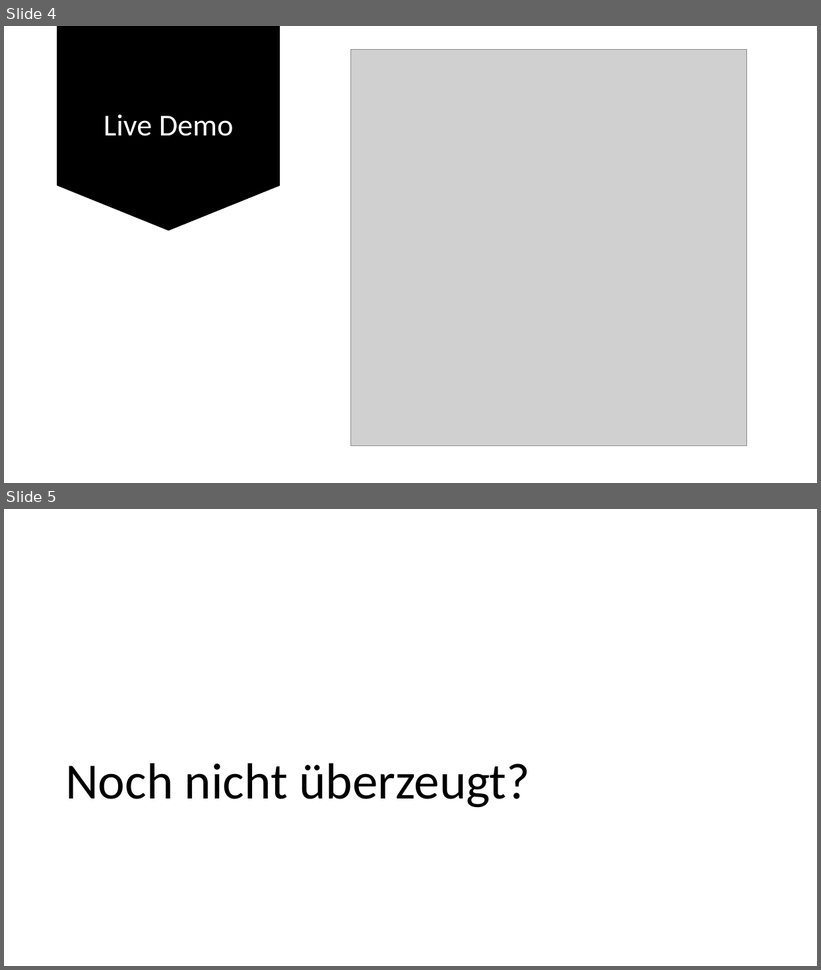
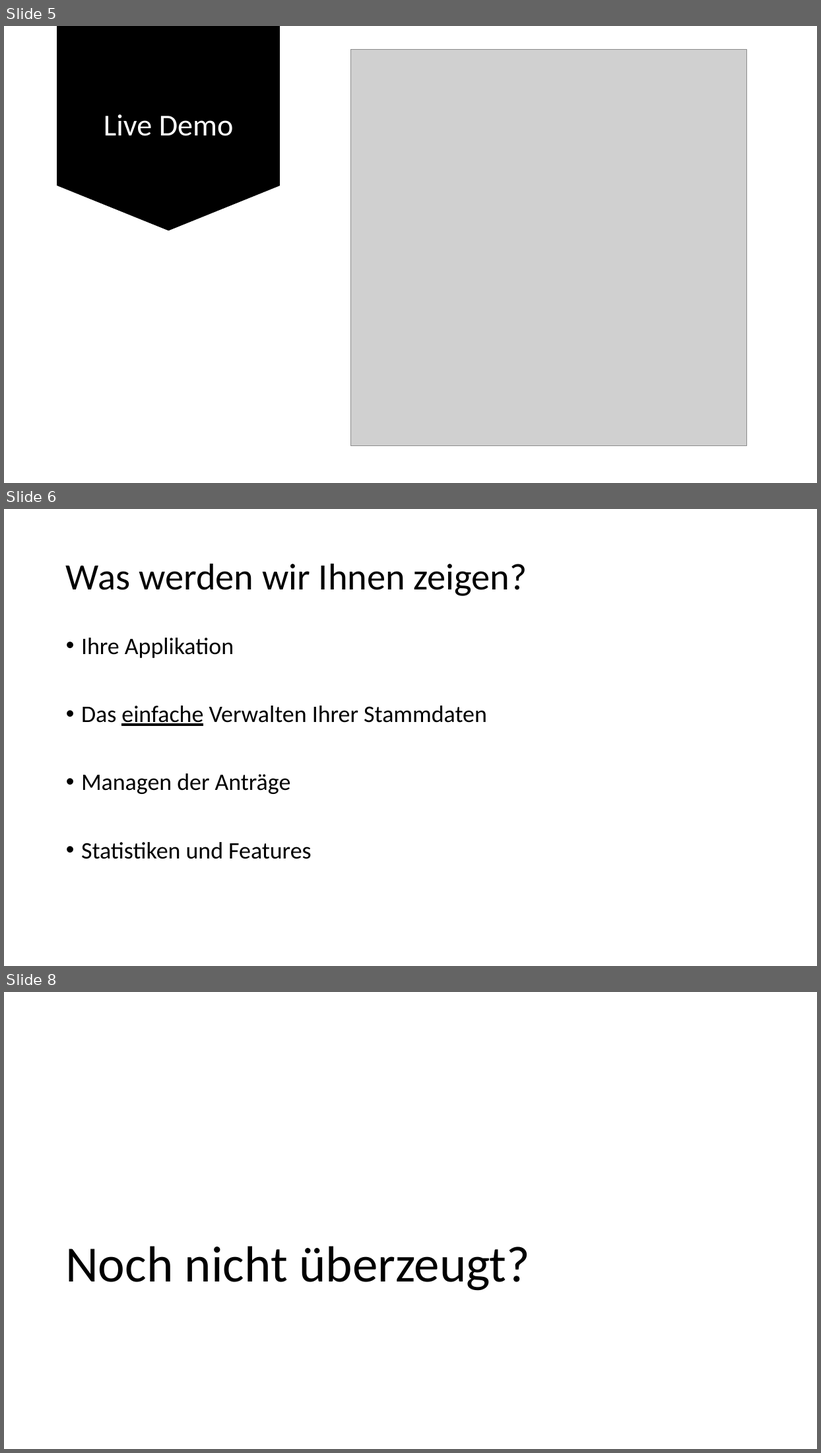
Before and after one commit to Masterarth/PM, a slide deck: documents/projectmanagement/Praesentationen/Abschlusspräsentation.pptx. Shown one above the other, each under a label of ours: slides 4 and 5 before the commit, slides 5, 6 and 8 after it; the slides between them are not shown. The pictures are 821x970 and 821x1453 pixels, drawn with LibreOffice and Linux fonts; fonts in the diff are those of the drawing; grey boxes stand for pictures. Boxes give left, top, right and bottom in pixels: in the first picture for what was removed or moved away, otherwise in the second. Text is boxed around its words. In the diff, an @@ line names an element or a change of style, - is before the commit and + after.

```diff
--- a/documents/projectmanagement/Praesentationen/Abschlusspräsentation.pptx
+++ b/documents/projectmanagement/Praesentationen/Abschlusspräsentation.pptx
@@ slide 6 added at [4,509,817,966], background #FFFFFF @@
@@ title added at [66,563,527,596], 44 pt, text #000000 @@
+Was werden wir Ihnen zeigen?
@@ text added at [81,638,487,859], 28 pt, text #000000 @@
+• Ihre Applikation
+• Das einfache Verwalten Ihrer Stammdaten
+• Managen der Anträge
+• Statistiken und Features
@@ what was slide 4 is now slide 5 @@
@@ what was slide 5 is now slide 8 @@
```
Also in this commit, not shown: 3 other slides added.
